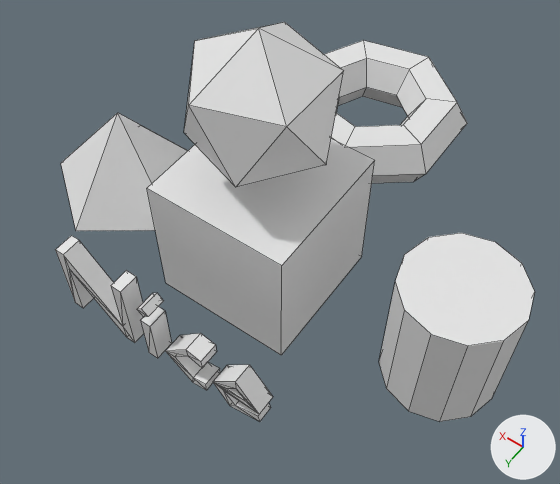
What one commit did to the Blender file monkey.blend.
Camera for both pictures: a 50 mm camera at (-3.97, 5.19, 8.0) aimed at (-0.53, 0.37, 0.42). The axes (+X, +Y, +Z) are drawn at lower right. The lights are the same throughout. Mesh edges are drawn as thin lines.
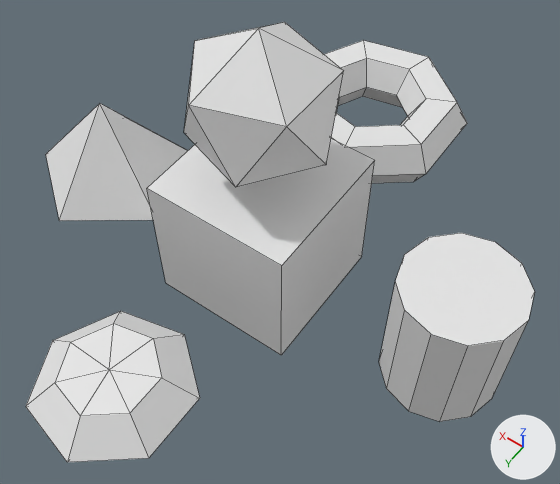
Pixel boxes [x1, y1, x2, y2] of what changed, in the pictures (560 x 484 px):
'Diamond', added: after [26, 311, 200, 462]
'Cone', moved: before [61, 113, 188, 231]; after [46, 103, 188, 221]
'Text', deleted: before [56, 236, 273, 421]

Edits to the bpy script that builds the scene:
```text
Add me_diamond:
    me_diamond.from_pydata([(0.0, 0.0, 0.35), (0.0, 0.0, -0.8), (0.6, 0.0, 0.35), (1.0, 0.0, 0.0), (0.37, -0.47, 0.35), (0.62, -0.78, 0.0), (-0.13, -0.58, 0.35), (-0.22, -0.97, 0.0), (-0.54, -0.26, 0.35), (-0.9, -0.43, 0.0), (-0.54, 0.26, 0.35), (-0.9, 0.43, 0.0), (-0.13, 0.58, 0.35), (-0.22, 0.97, 0.0), (0.37, 0.47, 0.35), (0.62, 0.78, 0.0)], [], [(3, 1, 15), (1, 3, 5), (1, 5, 7), (1, 7, 9), (1, 9, 11), (1, 11, 13), (1, 13, 15), (2, 3, 15, 14), (3, 2, 4, 5), (5, 4, 6, 7), (7, 6, 8, 9), (9, 8, 10, 11), (11, 10, 12, 13), (13, 12, 14, 15), (0, 2, 14), (2, 0, 4), (4, 0, 6), (6, 0, 8), (8, 0, 10), (10, 0, 12), (12, 0, 14)])
Change ob_cone:
    ob_cone.location: (2.48, 0.0, 0.0) -> (2.81, 0.0, 0.0)
Remove ob_text:
    ob_text = bpy.data.objects.new('Text', me_text_003)
    ob_text.location = (1.56, 1.92, -0.42)
    ob_text.rotation_euler = (1.571, 0.0, 3.142)  # degrees (90, 0, 180)
    ob_text.scale = (1.65, 1.65, 1.65)
Add ob_diamond:
    ob_diamond = bpy.data.objects.new('Diamond', me_diamond)
    ob_diamond.location = (0.0, 2.88, 0.0)
```
